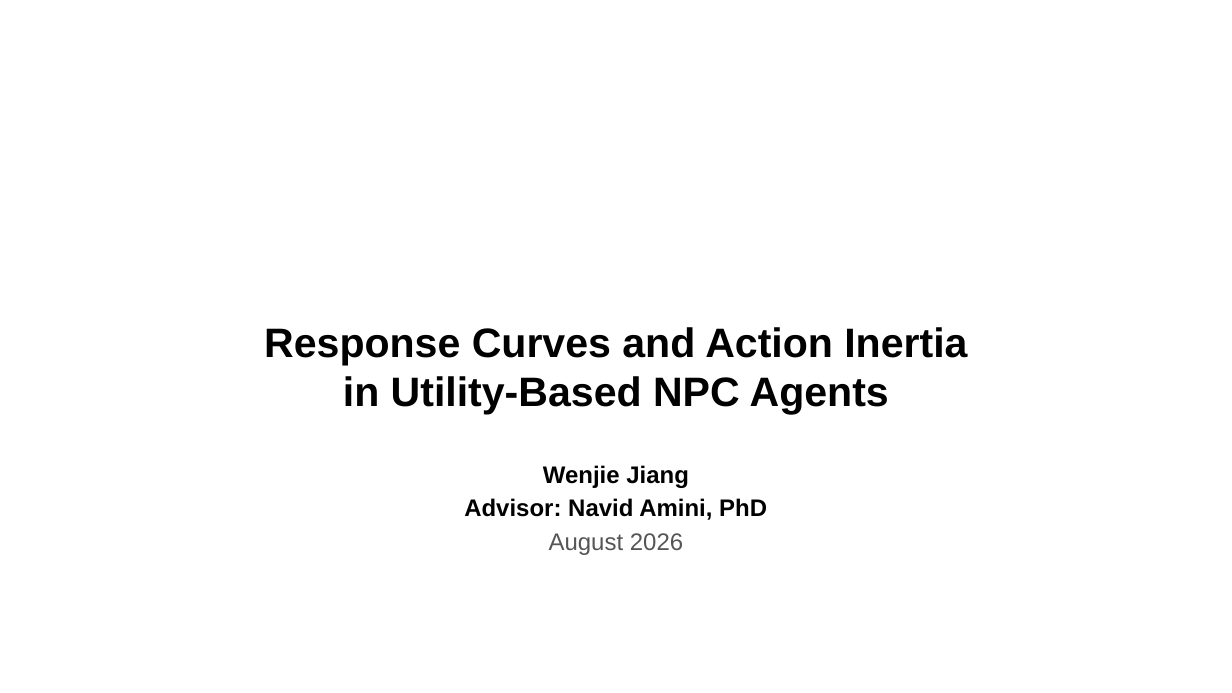
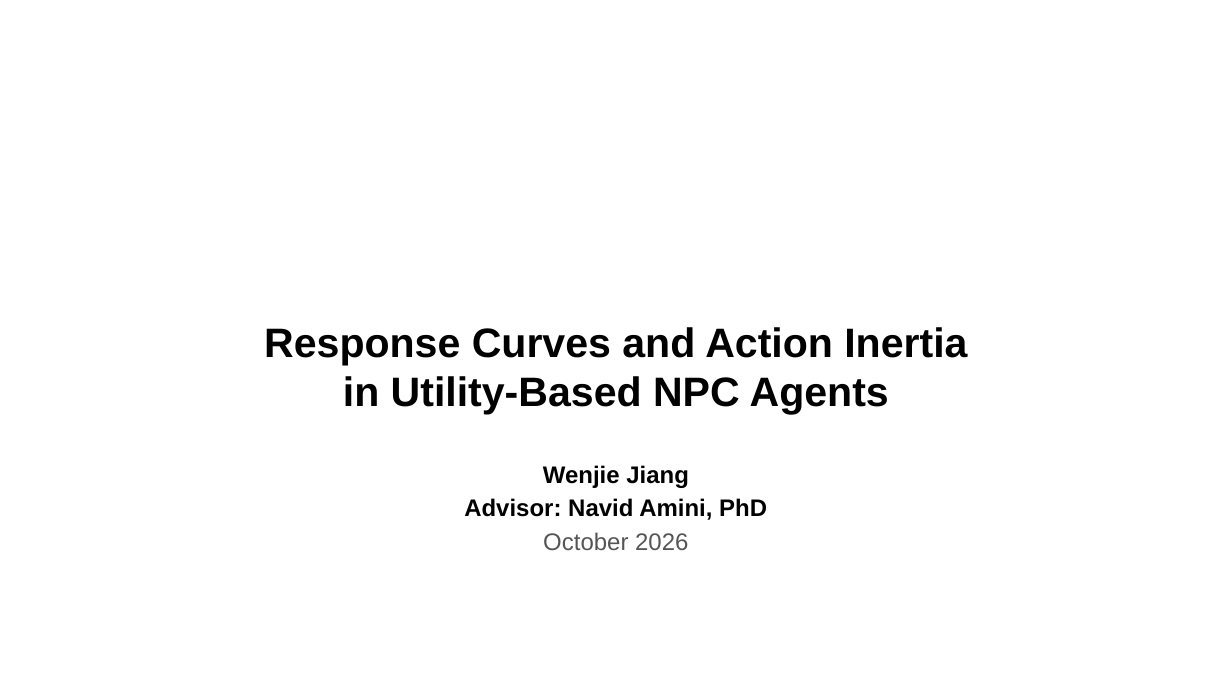
Before and after one commit to wj1212/Utility-Sim, a slide deck: slide 1 of Wenjie_Jiang_Progress_Update_August2026.pptx. Drawn at 1232x693 pixels with LibreOffice and Linux fonts; fonts in the diff are those of the drawing; background and template pictures are left out. Boxes give left, top, right and bottom in pixels: in the first picture for what was removed or moved away, otherwise in the second. Text is boxed around its words. In the diff, an @@ line names an element or a change of style, - is before the commit and + after.

```diff
--- a/Wenjie_Jiang_Progress_Update_August2026.pptx
+++ b/Wenjie_Jiang_Progress_Update_August2026.pptx
@@ text at [543, 532, 688, 550]: text changed @@
-August 2026
+October 2026
```
Also in this commit, not shown: 1 other slide changed, 3 slides added, 3 slides removed, 8 other files.
